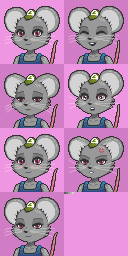
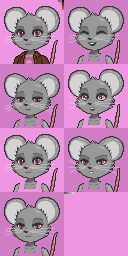
Revision of a layered w=128, h=256 image; what changed, layer by layer:
added layer "autumn" in group "Layer Group" over [13, 0, 64, 64]
hid "hat" over [24, 9, 104, 213]
renamed "main" to "base", painted on it over [13, 6, 106, 256]
